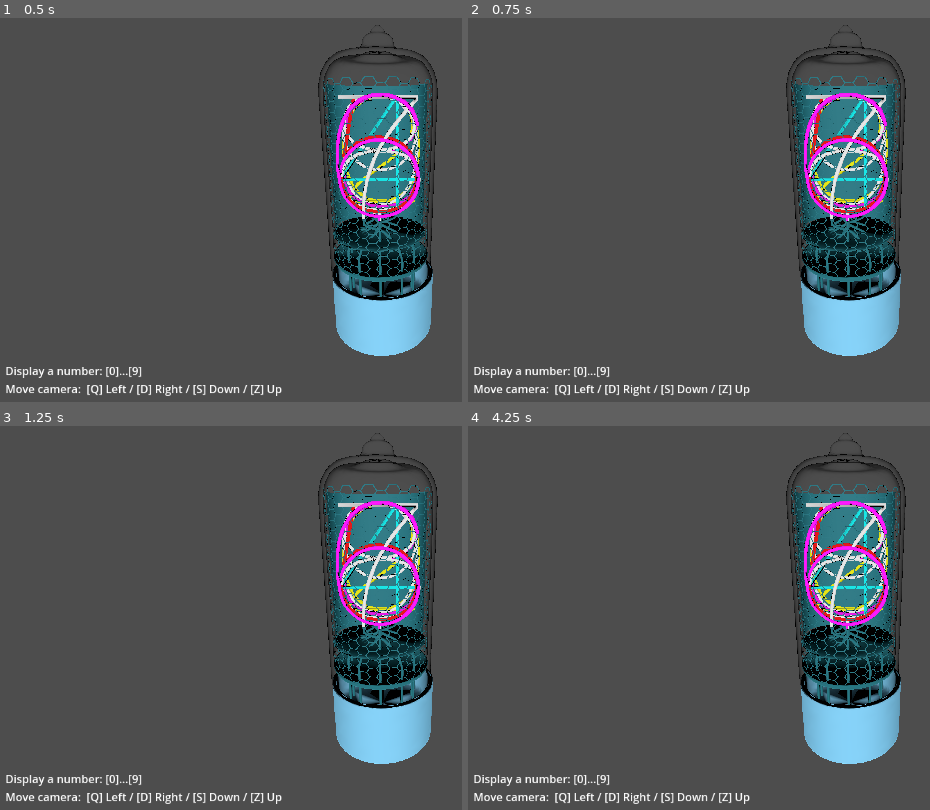
Above: before the commit, frames 1-4 (two rows, left to right).
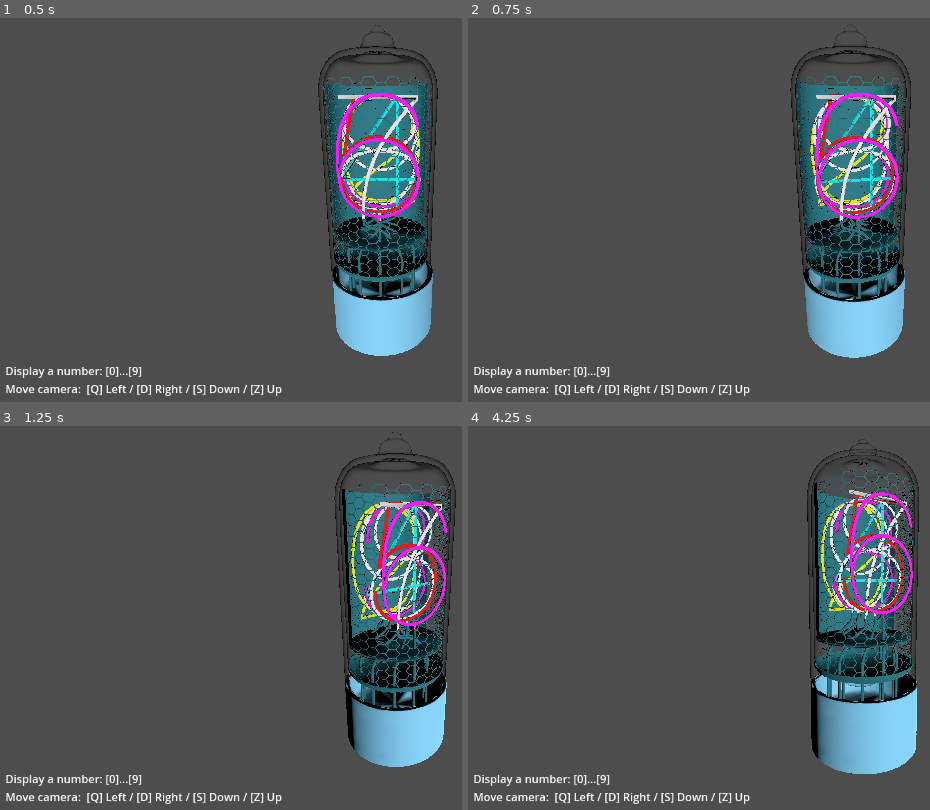
Above: after the commit, the same moments.

Repository: HackTechDev/NixieTubes
Game: Godot game, scene res://scenes/node_3d.tscn
The game is run twice, just before and just after one commit, with the same random seed, the same clock (stepped at 60 frames per second) and the same inputs.
Inputs:
- Up to frame 1 (0.5 s): no input
- Up to frame 2 (0.75 s): tap Enter at 0.5 s; hold D (key_D, bound only after the commit) from 0.53 s (still down)
- Up to frame 3 (1.25 s): keep holding D (key_D, bound only after the commit); tap A (key_Q, bound only after the commit) at 0.8 s
- Up to frame 4 (4.25 s): release D (key_D, bound only after the commit) at 1.28 s; tap A (key_Q, bound only after the commit) at 1.35, 3.8 s; tap S (key_S, bound only after the commit) at 1.55 s; tap Space at 2 s; hold S (key_S, bound only after the commit) 2.03-2.78 s; tap W (key_Z, bound only after the commit) at 2.3, 2.85 s; tap D (key_D, bound only after the commit) at 3.05 s; tap Enter at 3.5 s; hold D (key_D, bound only after the commit) from 3.53 s (still down)

Frame 1 is identical in both runs. In frame 2, 8.7% of the frame differs, in the area x 68-96%, y 1-89%; in frame 3, 14%; in frame 4, 15%, in the area x 68-98%, y 1-91%.

Commit message:
[Add] Move camera

Diff:
--- a/project.godot
+++ b/project.godot
@@ -67,6 +67,26 @@
 "events": [Object(InputEventKey,"resource_local_to_scene":false,"resource_name":"","device":-1,"window_id":0,"alt_press …(190 unchanged characters)…
 ]
 }
+key_Q={
+"deadzone": 0.5,
+"events": [Object(InputEventKey,"resource_local_to_scene":false,"resource_name":"","device":-1,"window_id":0,"alt_pressed":false,"shift_pressed":false,"ctrl_pressed":false,"meta_pressed":false,"pressed":false,"keycode":0,"physical_keycode":65,"key_label":0,"unicode":113,"location":0,"echo":false,"script":null)
+]
+}
+key_D={
+"deadzone": 0.5,
+"events": [Object(InputEventKey,"resource_local_to_scene":false,"resource_name":"","device":-1,"window_id":0,"alt_pressed":false,"shift_pressed":false,"ctrl_pressed":false,"meta_pressed":false,"pressed":false,"keycode":0,"physical_keycode":68,"key_label":0,"unicode":100,"location":0,"echo":false,"script":null)
+]
+}
+key_Z={
+"deadzone": 0.5,
+"events": [Object(InputEventKey,"resource_local_to_scene":false,"resource_name":"","device":-1,"window_id":0,"alt_pressed":false,"shift_pressed":false,"ctrl_pressed":false,"meta_pressed":false,"pressed":false,"keycode":0,"physical_keycode":87,"key_label":0,"unicode":122,"location":0,"echo":false,"script":null)
+]
+}
+key_S={
+"deadzone": 0.5,
+"events": [Object(InputEventKey,"resource_local_to_scene":false,"resource_name":"","device":-1,"window_id":0,"alt_pressed":false,"shift_pressed":false,"ctrl_pressed":false,"meta_pressed":false,"pressed":false,"keycode":0,"physical_keycode":83,"key_label":0,"unicode":115,"location":0,"echo":false,"script":null)
+]
+}
 
 [rendering]
 
--- /dev/null
+++ b/scenes/cam_gimbal.gd
@@ -0,0 +1,20 @@
+extends Node3D
+
+
+# Called when the node enters the scene tree for the first time.
+func _ready() -> void:
+	pass # Replace with function body.
+
+
+# Called every frame. 'delta' is the elapsed time since the previous frame.
+func _process(delta: float) -> void:
+	if Input.is_action_pressed("key_Q"):
+		rotation.y += 1.0 * delta
+	if Input.is_action_pressed("key_D"):
+		rotation.y -= 1.0 * delta
+	if Input.is_action_pressed("key_Z"):
+		rotation.y -= 1.0 * delta
+		rotation.x -= 0.3 * delta
+	if Input.is_action_pressed("key_S"):
+		rotation.y += 1.0 * delta
+		rotation.x += 0.3 * delta
--- /dev/null
+++ b/scenes/camera_3d.gd
@@ -0,0 +1,11 @@
+extends Camera3D
+
+
+# Called when the node enters the scene tree for the first time.
+func _ready() -> void:
+	pass # Replace with function body.
+
+
+# Called every frame. 'delta' is the elapsed time since the previous frame.
+func _process(delta: float) -> void:
+	pass
--- a/scenes/node_3d.tscn
+++ b/scenes/node_3d.tscn
@@ -18,6 +18,8 @@
 [ext_resource type="PackedScene" uid="uid://d0skbnuqtnr6t" path="res://scenes/back.tscn" id="16_n61pw"]
 [ext_resource type="PackedScene" uid="uid://c87qqym5g52ik" path="res://scenes/glass.tscn" id="17_8iinp"]
 [ext_resource type="PackedScene" uid="uid://dcakdu1xtj3fs" path="res://scenes/plug.tscn" id="18_yg4ef"]
+[ext_resource type="Script" path="res://scenes/cam_gimbal.gd" id="19_1ewlw"]
+[ext_resource type="Script" path="res://scenes/camera_3d.gd" id="20_v3b06"]
 
 [node name="Node3D" type="Node3D"]
 script = ExtResource("1_if0am")
@@ -57,9 +59,6 @@
 [node name="number_9" parent="." instance=ExtResource("12_0awt0")]
 transform = Transform3D(1, 0, 0, 0, 1, 0, 0, 0, 1, -0.24859, 0, 0.239381)
 
-[node name="Camera3D" type="Camera3D" parent="."]
-transform = Transform3D(1, 0, 0, 0, 0.953344, 0.301887, 0, -0.301887, 0.953344, 0, 1.3662, 4.08266)
-
 [node name="DirectionalLight3D" type="DirectionalLight3D" parent="."]
 transform = Transform3D(1, 0, 0, 0, 1, 0, 0, 0, 1, 0, 3, 0)
 
@@ -91,3 +90,10 @@
 text = "Display a number: [0]...[9]
 Move camera:  [Q] Left / [D] Right / [S] Down / [Z] Up
 "
+
+[node name="cam_gimbal" type="Node3D" parent="."]
+script = ExtResource("19_1ewlw")
+
+[node name="Camera3D" type="Camera3D" parent="cam_gimbal"]
+transform = Transform3D(1, 0, 0, 0, 0.953344, 0.301887, 0, -0.301887, 0.953344, 0, 1.3662, 4.08266)
+script = ExtResource("20_v3b06")
Not shown: 1 places in scenes/node_3d.tscn that only renumber resources
